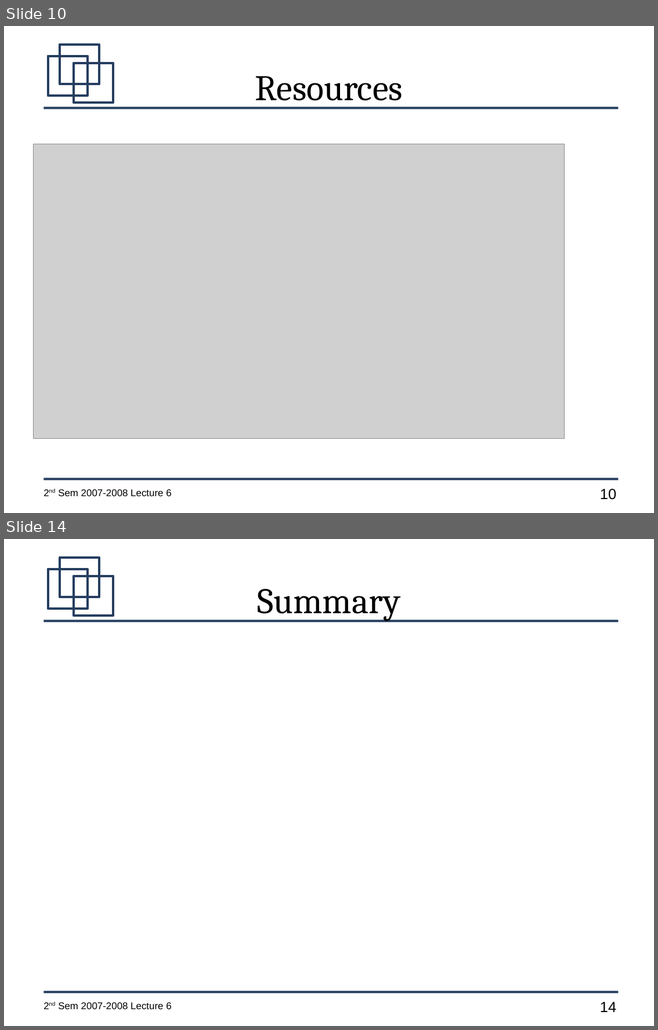
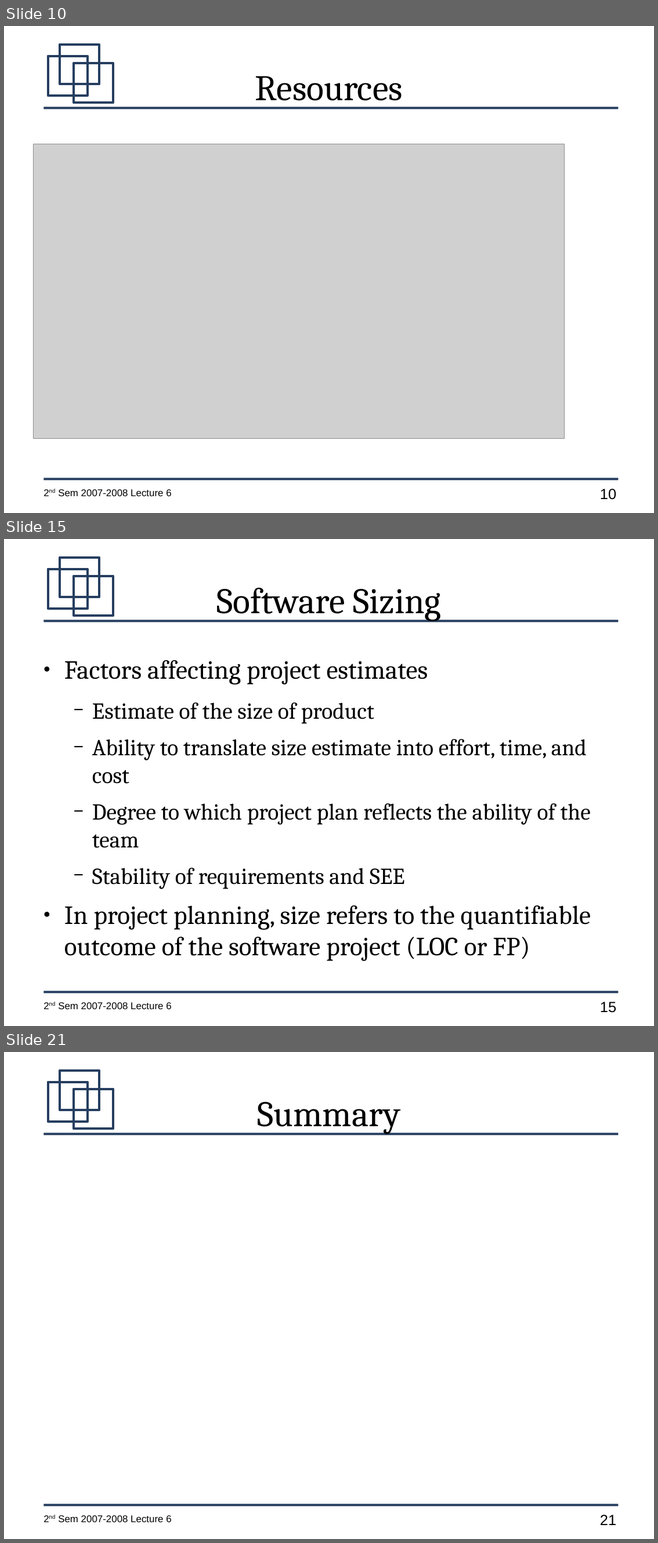
Before and after one commit to jachermocilla/jach-homepage, a slide deck: CMSC128-2nd-Sem-2007-L6.odp. Shown one above the other, each under a label of ours: slides 10 and 14 before the commit, slides 10, 15 and 21 after it; the slides between them are not shown. The pictures are 658x1030 and 658x1543 pixels, drawn with LibreOffice and Linux fonts; fonts in the diff are those of the drawing; grey boxes stand for pictures. Boxes give left, top, right and bottom in pixels: in the first picture for what was removed or moved away, otherwise in the second. Text is boxed around its words. In the diff, an @@ line names an element or a change of style, - is before the commit and + after.

```diff
--- a/CMSC128-2nd-Sem-2007-L6.odp
+++ b/CMSC128-2nd-Sem-2007-L6.odp
@@ slide 15 added at [4,539,654,1026], background #FFFFFF; not listed: 7 template elements that a slide beside it also shows @@
@@ title added at [216,588,441,621], 44 pt, text #000000 @@
+Software Sizing
@@ text added at [64,660,590,961], 28 pt, text #000000 @@
+● Factors affecting project estimates
+  − Estimate of the size of product
+  − Ability to translate size estimate into effort, time, and cost
+  − Degree to which project plan reflects the ability of the team
+  − Stability of requirements and SEE
+● In project planning, size refers to the quantifiable outcome of the software project (LOC or FP)
@@ what was slide 14 is now slide 21 @@
@@ page number at [600,1515,616,1525]: text changed @@
-14
+21
```
Also in this commit, not shown: 4 slides changed, 6 other slides added.
